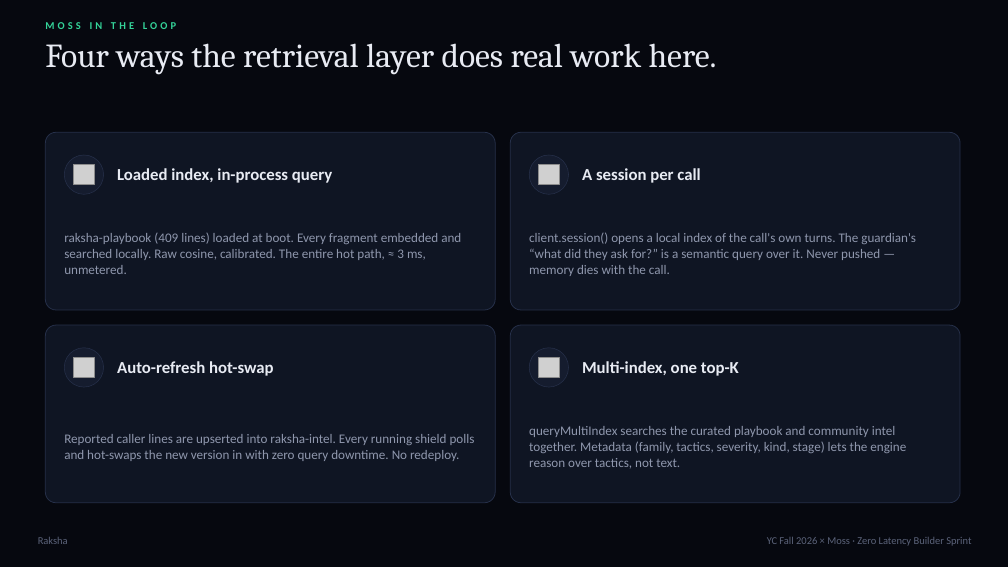
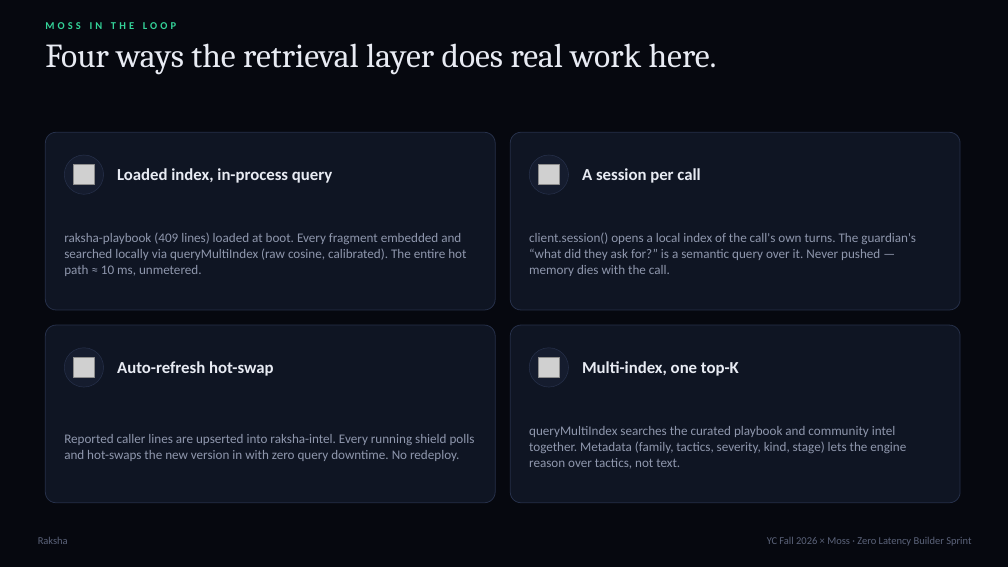
Before and after one commit to shi1720/YC-Fall-2026-x-Moss, a slide deck: slide 7 of docs/deck/Raksha-Pitch.pptx. Drawn at 1008x567 pixels with LibreOffice and Linux fonts; fonts in the diff are those of the drawing; grey boxes stand for pictures. Boxes give left, top, right and bottom in pixels: in the first picture for what was removed or moved away, otherwise in the second. Text is boxed around its words. In the diff, an @@ line names an element or a change of style, - is before the commit and + after.

```diff
--- a/docs/deck/Raksha-Pitch.pptx
+++ b/docs/deck/Raksha-Pitch.pptx
@@ text at (64,233,466,276): text changed @@
-raksha-playbook (409 lines) loaded at boot. Every fragment embedded and searched locally. Raw cosine, calibrated. The entire hot path, ≈ 3 ms, unmetered.
+raksha-playbook (409 lines) loaded at boot. Every fragment embedded and searched locally via queryMultiIndex (raw cosine, calibrated). The entire hot path ≈ 10 ms, unmetered.
```
Also in this commit, not shown: 6 other slides changed, 32 other files.
